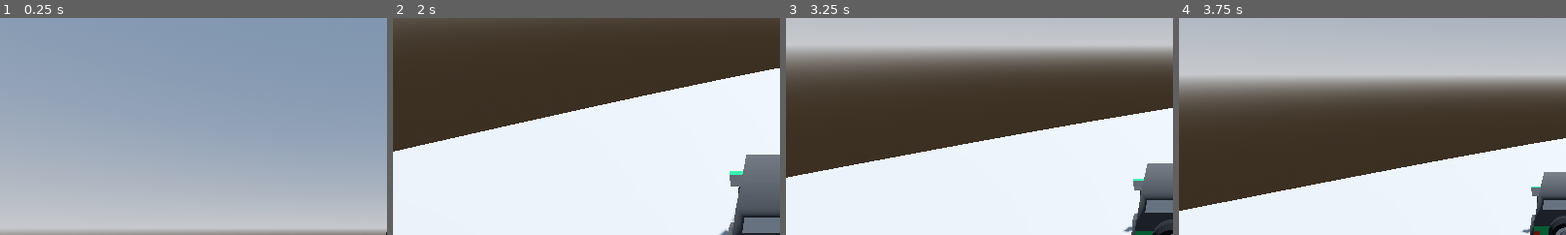
Above: before the commit, frames 1-4 (left to right).
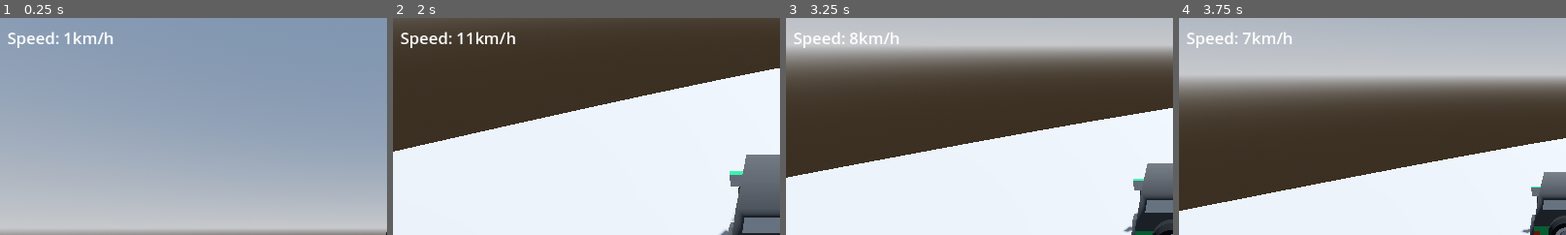
Above: after the commit, the same moments.

Repository: VriskaSekret/car_game
Game: Godot game, scene res://scenes/test_scene.tscn
Same seed, same stepped clock (60 frames per second), same inputs: the game is played once before the commit and once after it.
Inputs:
- Up to frame 1 (0.25 s): no input
- Up to frame 2 (2 s): hold D (steer_right) 0.53-1.28 s; tap Space at 0.77, 1.52 s; hold S (brake) from 1.28 s (still down)
- Up to frame 3 (3.25 s): release S (brake) at 2.03 s; hold D (steer_right) 2.03-2.78 s; hold W (accelerate) from 2.78 s (still down); tap Space at 3.02 s
- Up to frame 4 (3.75 s): release W (accelerate) at 3.53 s; hold A (steer_left) from 3.53 s (still down)
The pictures show only the part of the screen within x 0-50%, y 0-50%; the shares and areas given below are measured in that part.

The runs differ from the first frame. In frame 1, 0.6% of the frame differs, in the area x 2-30%, y 6-14%; in frame 2, 0.7%, in the area x 2-32%, y 6-14%; in frame 3, 0.6%; in frame 4, 0.6%.

Commit message:
speedometer
added speedometer

Diff:
--- a/scenes/test_scene.tscn
+++ b/scenes/test_scene.tscn
@@ -1,6 +1,7 @@
-[gd_scene load_steps=7 format=3 uid="uid://be1mi7mimuwfx"]
+[gd_scene load_steps=8 format=3 uid="uid://be1mi7mimuwfx"]
 
-[ext_resource type="PackedScene" uid="uid://dbl4bno5e48ka" path="res://car.tscn" id="3_jaglt"]
+[ext_resource type="Script" uid="uid://bi2b1qr07pq4p" path="res://speedometer.gd" id="2_j8ivh"]
+[ext_resource type="PackedScene" uid="uid://dbl4bno5e48ka" path="res://scenes/car.tscn" id="3_jaglt"]
 
 [sub_resource type="ProceduralSkyMaterial" id="ProceduralSkyMaterial_74a4f"]
 sky_horizon_color = Color(0.64625, 0.65575, 0.67075, 1)
@@ -77,8 +78,16 @@
 path_joined = true
 
 [node name="PathFollow3D" type="PathFollow3D" parent="Path3D"]
-transform = Transform3D(0.818415, 0, -0.57462, 0, 1, 0, 0.57462, 0, 0.818415, -44.2454, 0, -223.992)
+transform = Transform3D(0.818416, 0, -0.574619, 0, 1, 0, 0.574619, 0, 0.818416, -44.2447, 0, -223.993)
 progress = 2435.6
+
+[node name="speedometer" type="Label" parent="."]
+offset_left = 11.0
+offset_top = 13.0
+offset_right = 41.0
+offset_bottom = 36.0
+theme_override_font_sizes/font_size = 24
+script = ExtResource("2_j8ivh")
 
 [editable path="Car"]
 [editable path="Car/CarMesh"]
--- /dev/null
+++ b/speedometer.gd
@@ -0,0 +1,7 @@
+extends Label
+@onready var car: RigidBody3D = $"../Car"
+@onready var speedometer: Label = $"."
+
+
+func _process(delta):
+	speedometer.text = "Speed: %skm/h" % int(round((car.linear_velocity.length()) * 2))
Not shown, added: speedometer.gd.uid
